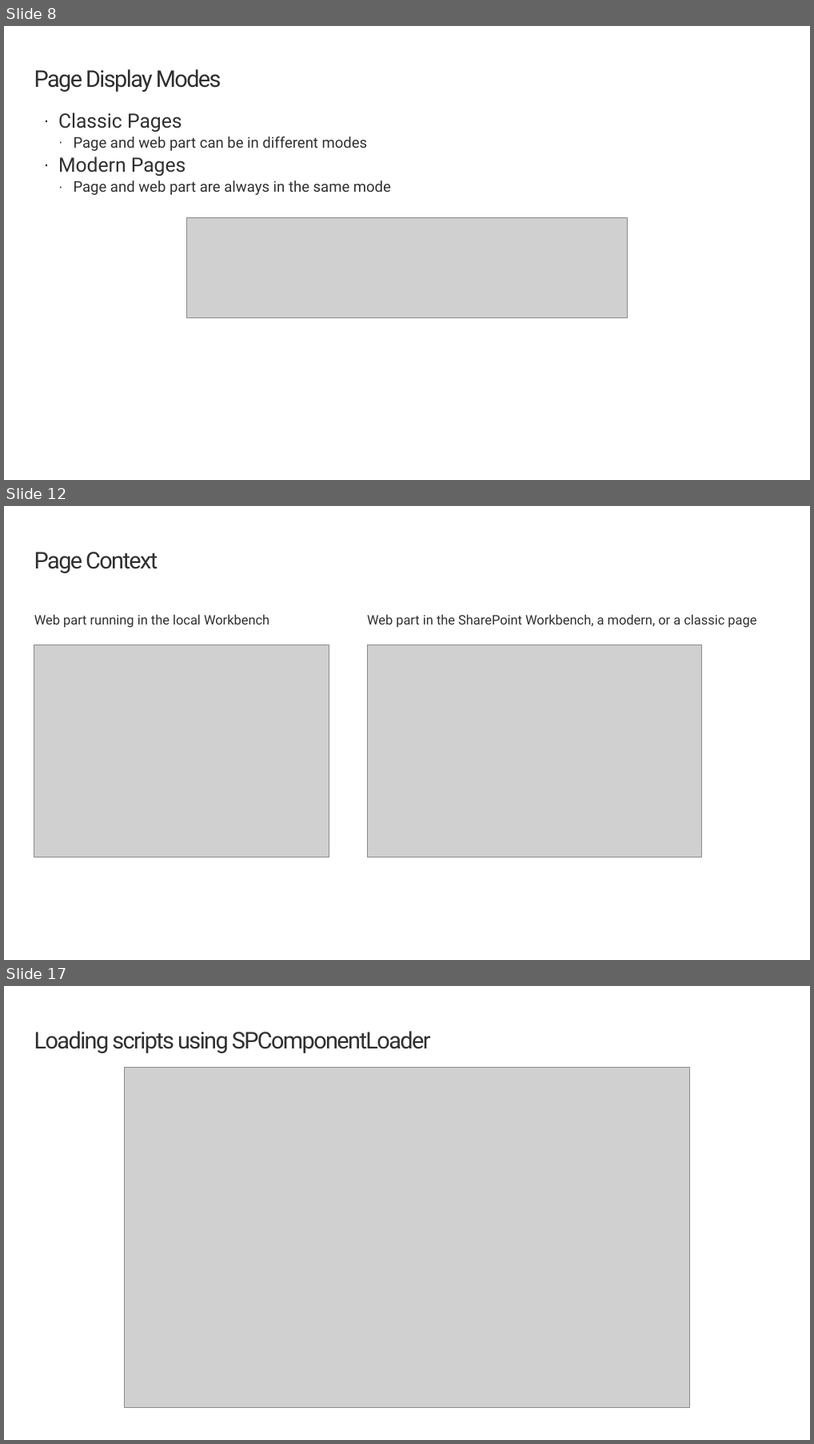
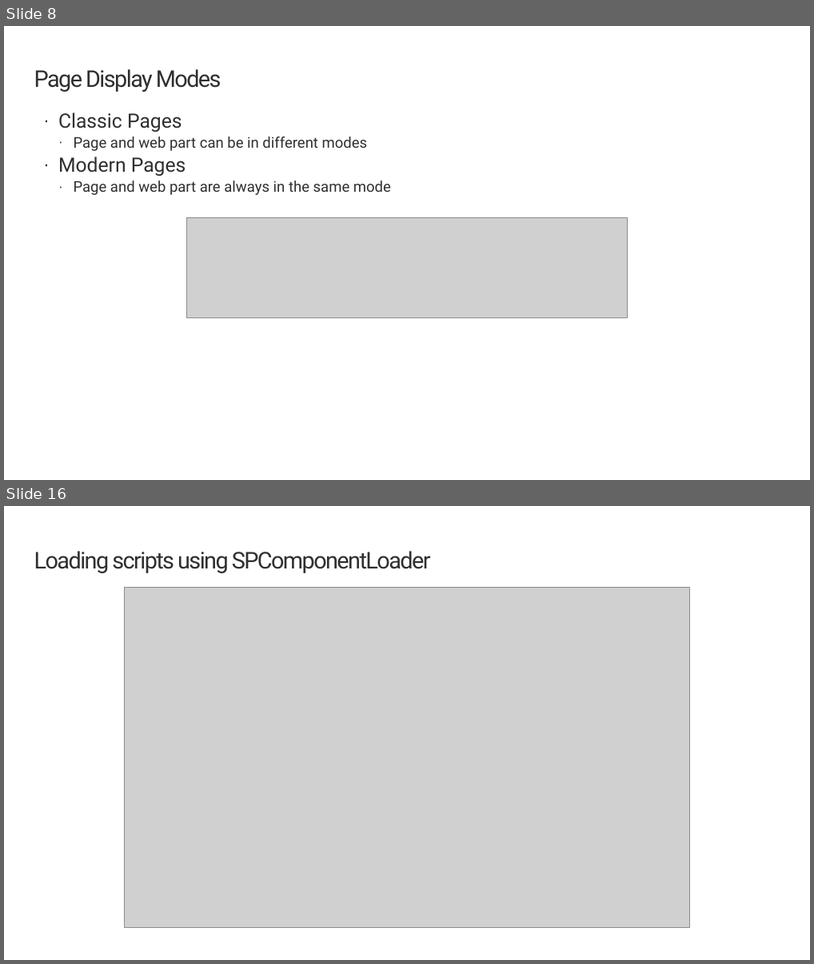
Before and after one commit to SharePoint/sp-dev-training-spfx-web-parts, a slide deck: 03-spfxapi.pptx. Shown one above the other, each under a label of ours: slides 8, 12 and 17 before the commit, slides 8 and 16 after it; the slides between them are not shown. The pictures are 814x1444 and 814x964 pixels, drawn with LibreOffice and Linux fonts; fonts in the diff are those of the drawing; grey boxes stand for pictures; background and template pictures are left out. Boxes give left, top, right and bottom in pixels: in the first picture for what was removed or moved away, otherwise in the second. Text is boxed around its words. In the diff, an @@ line names an element or a change of style, - is before the commit and + after.

```diff
--- a/03-spfxapi.pptx
+++ b/03-spfxapi.pptx
@@ slide 12 removed at (x1=4, y1=506, x2=810, y2=960), background #FFFFFF @@
@@ title removed at (x1=34, y1=552, x2=158, y2=573) @@
-Page Context
@@ text removed at (x1=34, y1=614, x2=270, y2=628) @@
-Web part running in the local Workbench
@@ text removed at (x1=367, y1=614, x2=757, y2=628) @@
-Web part in the SharePoint Workbench, a modern, or a classic page
@@ picture removed at (x1=34, y1=644, x2=330, y2=856) @@
@@ picture removed at (x1=367, y1=644, x2=702, y2=856) @@
@@ what was slide 17 is now slide 16 @@
```
Also in this commit, not shown: 7 slides changed.
